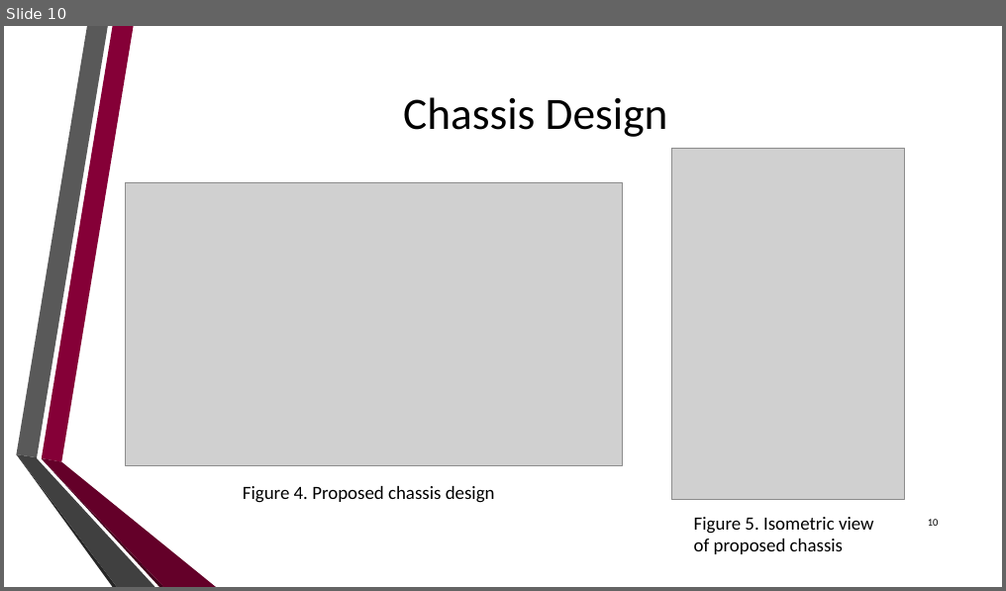
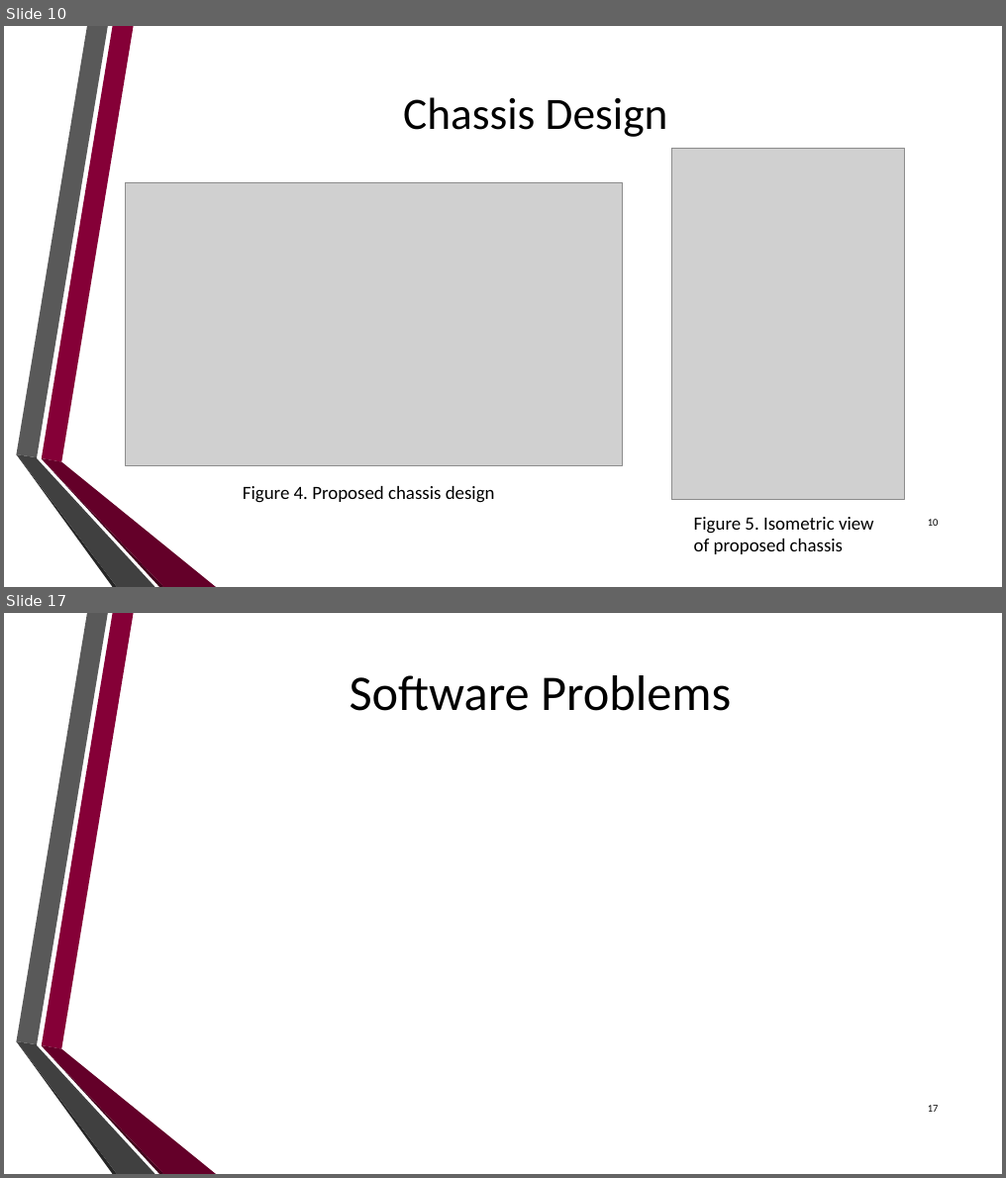
Before and after one commit to dan-olsen/SeniorDesign, a slide deck: Presentations/DesignPres/DesignPres-75.pptx. Shown one above the other, each under a label of ours: slide 10 before the commit, slides 10 and 17 after it; the slides between them are not shown. The pictures are 1006x591 and 1006x1178 pixels, drawn with LibreOffice and Linux fonts; fonts in the diff are those of the drawing; grey boxes stand for pictures; background and template pictures are left out. Boxes give left, top, right and bottom in pixels: in the first picture for what was removed or moved away, otherwise in the second. Text is boxed around its words. In the diff, an @@ line names an element or a change of style, - is before the commit and + after.

```diff
--- a/Presentations/DesignPres/DesignPres-75.pptx
+++ b/Presentations/DesignPres/DesignPres-75.pptx
@@ slide 17 added at <box>4,613,1002,1174</box>, background picture (left out); not listed: 6 template elements that a slide beside it also shows @@
@@ title added at <box>350,675,731,711</box>, 48 pt, text #000000 @@
+Software Problems
@@ page number added at <box>928,1105,939,1112</box>, 10 pt, text #000000 @@
+17
```
Also in this commit, not shown: 4 slides changed, 10 other slides added, 5 slides removed.
